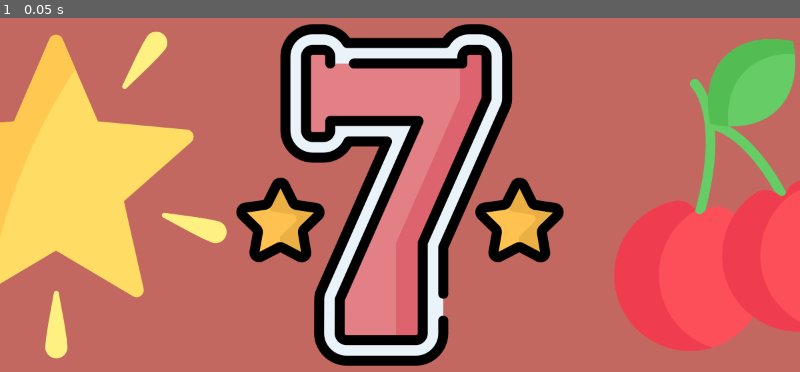
Above: before the commit, frame 1.
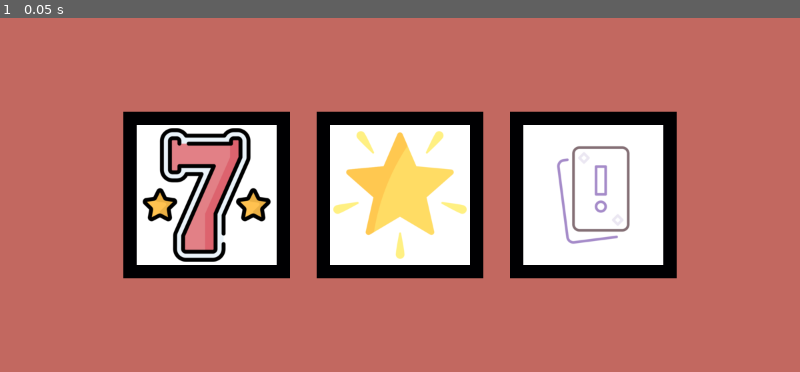
Above: after the commit, the same moment.

Repository: ankit-suman-07/GODOT_Slots
Game: Godot game, scene res://scenes/game_screen.tscn
The game is run twice, just before and just after one commit, with the same random seed, the same clock (stepped at 60 frames per second) and the same inputs. The project has no main scene, so this scene is started directly.
Inputs:
- Up to frame 1 (0.05 s): no input

The runs differ from the first frame. In frame 1, 59% of the frame differs, in the area x 0-100%, y 1-99%.

Commit message:
Insert slots placeholder

Diff:
--- a/scenes/game_screen.tscn
+++ b/scenes/game_screen.tscn
@@ -1,8 +1,16 @@
 [gd_scene format=3 uid="uid://dxnds2tlxm768"]
 
-[ext_resource type="Texture2D" uid="uid://b1f7edpiti02w" path="res://assets/star.png" id="1_3uriw"]
-[ext_resource type="Texture2D" uid="uid://bcav6cqdd4825" path="res://assets/seven.png" id="2_dv2sx"]
-[ext_resource type="Texture2D" uid="uid://dmpyfatmj7uni" path="res://assets/cherries.png" id="3_rxmqw"]
+[ext_resource type="Texture2D" uid="uid://dtrk8oa4toc0y" path="res://assets/star.png" id="1_3uriw"]
+[ext_resource type="Texture2D" uid="uid://c0swxuw2xp5fi" path="res://assets/seven.png" id="2_dv2sx"]
+[ext_resource type="Texture2D" uid="uid://mwuj1d2fb3ta" path="res://assets/cards.png" id="3_3uriw"]
+
+[sub_resource type="StyleBoxFlat" id="StyleBoxFlat_dv2sx"]
+bg_color = Color(1, 1, 1, 1)
+border_width_left = 20
+border_width_top = 20
+border_width_right = 20
+border_width_bottom = 20
+border_color = Color(0, 0, 0.007843138, 1)
 
 [node name="GameScreen" type="Control" unique_id=335455508]
 layout_mode = 3
@@ -11,8 +19,10 @@
 anchor_bottom = 1.0
 grow_horizontal = 2
 grow_vertical = 2
+size_flags_horizontal = 3
+size_flags_vertical = 3
 
-[node name="CenterContainer" type="CenterContainer" parent="." unique_id=759271357]
+[node name="CenterContainer" type="CenterContainer" parent="." unique_id=1741914402]
 layout_mode = 1
 anchors_preset = 15
 anchor_right = 1.0
@@ -20,18 +30,66 @@
 grow_horizontal = 2
 grow_vertical = 2
 
-[node name="HBoxContainer" type="HBoxContainer" parent="CenterContainer" unique_id=1116438220]
+[node name="HBoxContainer" type="HBoxContainer" parent="CenterContainer" unique_id=1898910290]
 layout_mode = 2
-alignment = 1
+theme_override_constants/separation = 40
 
-[node name="first" type="TextureRect" parent="CenterContainer/HBoxContainer" unique_id=1726277907]
+[node name="FirstPanel" type="Panel" parent="CenterContainer/HBoxContainer" unique_id=1811768499]
+custom_minimum_size = Vector2(250, 250)
 layout_mode = 2
+theme_override_styles/panel = SubResource("StyleBoxFlat_dv2sx")
+
+[node name="left" type="TextureRect" parent="CenterContainer/HBoxContainer/FirstPanel" unique_id=18232948]
+layout_mode = 1
+anchors_preset = 8
+anchor_left = 0.5
+anchor_top = 0.5
+anchor_right = 0.5
+anchor_bottom = 0.5
+offset_left = -100.0
+offset_top = -100.0
+offset_right = 100.0
+offset_bottom = 100.0
+grow_horizontal = 2
+grow_vertical = 2
+texture = ExtResource("2_dv2sx")
+
+[node name="SecondPanel" type="Panel" parent="CenterContainer/HBoxContainer" unique_id=1442047872]
+custom_minimum_size = Vector2(250, 250)
+layout_mode = 2
+theme_override_styles/panel = SubResource("StyleBoxFlat_dv2sx")
+
+[node name="middle" type="TextureRect" parent="CenterContainer/HBoxContainer/SecondPanel" unique_id=1713122715]
+layout_mode = 1
+anchors_preset = 8
+anchor_left = 0.5
+anchor_top = 0.5
+anchor_right = 0.5
+anchor_bottom = 0.5
+offset_left = -100.0
+offset_top = -100.0
+offset_right = 100.0
+offset_bottom = 100.0
+grow_horizontal = 2
+grow_vertical = 2
 texture = ExtResource("1_3uriw")
 
-[node name="second" type="TextureRect" parent="CenterContainer/HBoxContainer" unique_id=1044132427]
+[node name="ThirdPanel" type="Panel" parent="CenterContainer/HBoxContainer" unique_id=912252384]
+custom_minimum_size = Vector2(250, 250)
 layout_mode = 2
-texture = ExtResource("2_dv2sx")
+theme_override_styles/panel = SubResource("StyleBoxFlat_dv2sx")
 
-[node name="third" type="TextureRect" parent="CenterContainer/HBoxContainer" unique_id=1020556723]
-layout_mode = 2
-texture = ExtResource("3_rxmqw")
+[node name="right" type="TextureRect" parent="CenterContainer/HBoxContainer/ThirdPanel" unique_id=120450356]
+layout_mode = 1
+anchors_preset = 8
+anchor_left = 0.5
+anchor_top = 0.5
+anchor_right = 0.5
+anchor_bottom = 0.5
+offset_left = -100.0
+offset_top = -100.0
+offset_right = 100.0
+offset_bottom = 100.0
+grow_horizontal = 2
+grow_vertical = 2
+texture = ExtResource("3_3uriw")
Binary file changed: assets/bell.png
Not shown, changed: assets/bell.png.import
Binary file changed: assets/cards.png
Not shown, changed: assets/cards.png.import
Binary file changed: assets/cherries.png
Not shown, changed: assets/cherries.png.import
Binary file changed: assets/lemon.png
Not shown, changed: assets/lemon.png.import
Binary file changed: assets/seven.png
Not shown, changed: assets/seven.png.import
Binary file changed: assets/star.png
Not shown, changed: assets/star.png.import
(and 1 more such lines)
